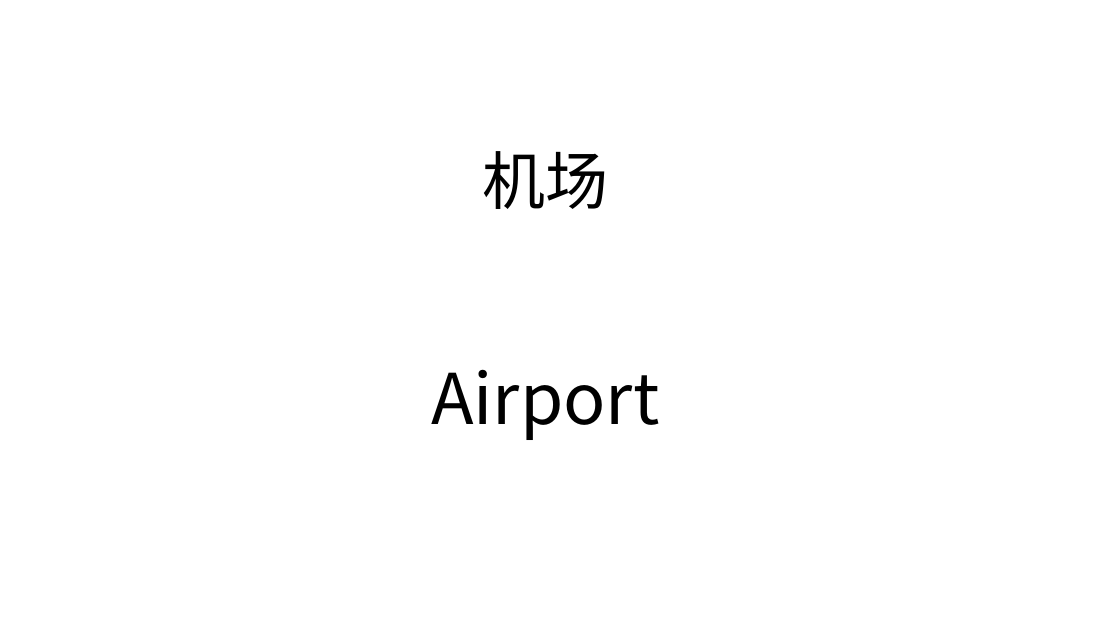
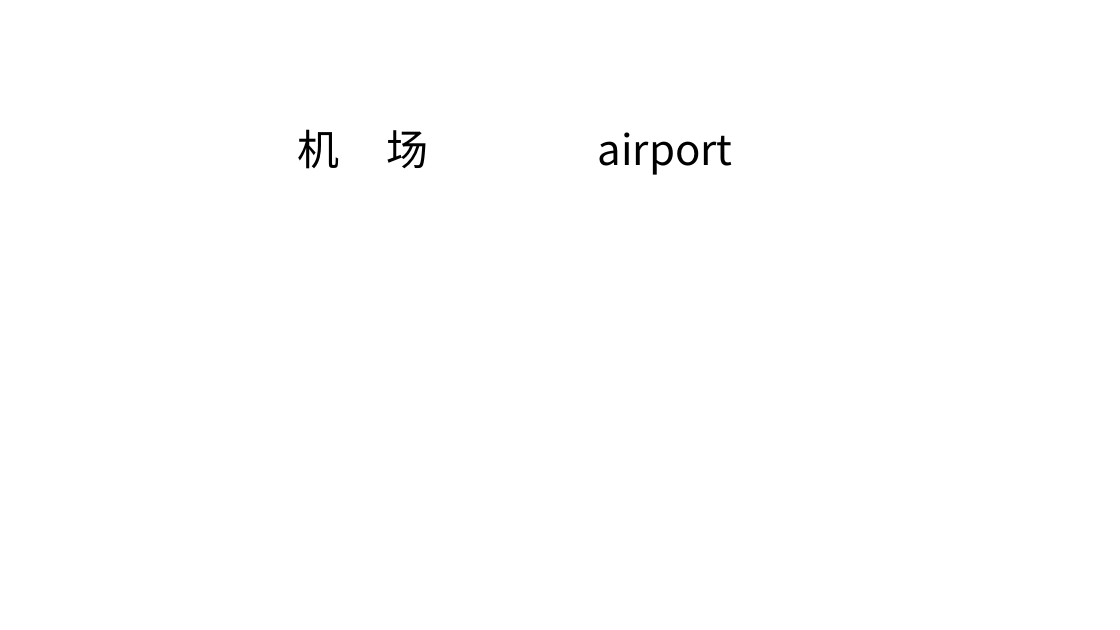
Before and after one commit to dlovegrace/english-teaching, a slide deck: slide 4 of airport sign.pptx (slide 1 before the commit). Drawn at 1120x630 pixels with LibreOffice and Linux fonts; fonts in the diff are those of the drawing. Boxes give left, top, right and bottom in pixels: in the first picture for what was removed or moved away, otherwise in the second. Text is boxed around its words. In the diff, an @@ line names an element or a change of style, - is before the commit and + after.

```diff
--- a/airport sign.pptx
+++ b/airport sign.pptx
@@ text at (297, 129, 733, 175): text changed; size 54 to 36 pt; font Open Sans to Noto Sans CJK TC @@
-机场
+机 场 airport
@@ text removed at (431, 369, 659, 440) @@
-Airport
```
Also in this commit, not shown: 2 other slides changed, 3 slides added.
